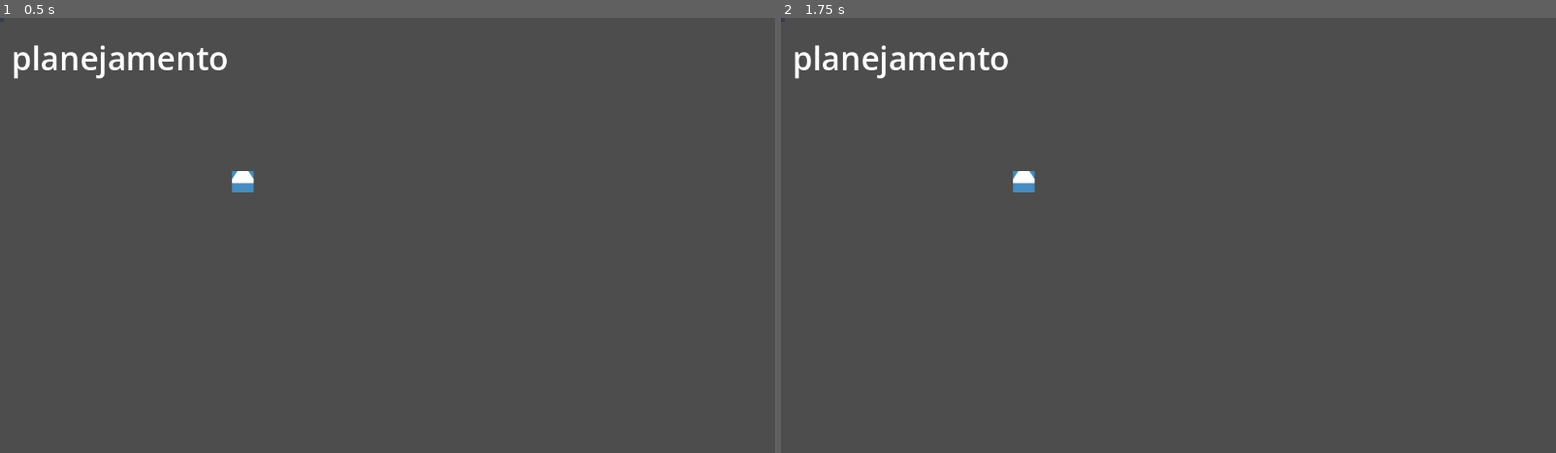
Above: before the commit, frames 1-2 (left to right).
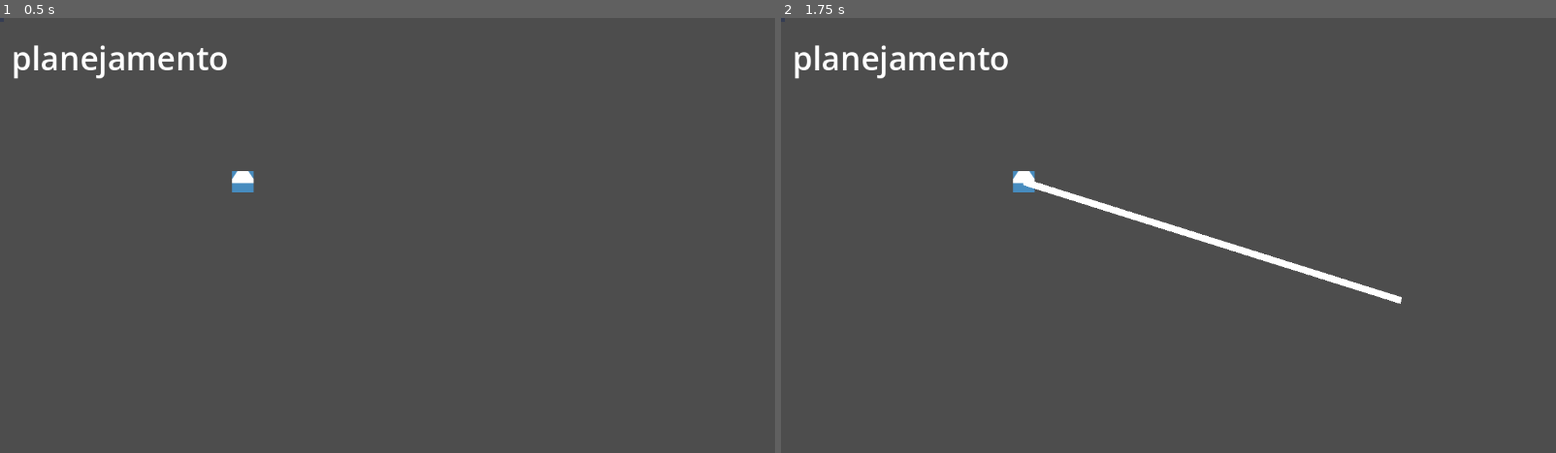
Above: after the commit, the same moments.

Repository: BielMaxBR/thorvarium-2
Game: Godot game, scene res://scenes/node_2d.tscn
Two runs of this game, one before a commit and one after it. Both use one fixed random seed, a clock stepped at 60 frames per second and the inputs below. The engine's default icon, where the game draws it, is replaced by a stand-in: a white triangle on a blue panel in a dark square.
Inputs (mouse positions are in pixels of both pictures, inside the frame that each line leads up to):
- Up to frame 1 (0.5 s): no input
- Up to frame 2 (1.75 s): tap Enter at 0.5 s; move the mouse to (1021, 183) at 0.52 s; click (1021, 183) at 0.6 s; right-click (1021, 183) at 0.8 s; tap Space at 1.25 s; move the mouse to (1401, 300) at 1.27 s; right-click (1401, 300) at 1.35 s; click (1401, 300) at 1.55 s

Frame 1 is identical in both runs. In frame 2, 0.8% of the frame differs, in the area x 31-81%, y 37-66%.

Commit message:
movement complete (?)

Diff:
--- a/scenes/nave.tscn
+++ b/scenes/nave.tscn
@@ -16,10 +16,13 @@
 size = Vector2(32, 32)
 
 [node name="nave" type="CharacterBody2D"]
-position = Vector2(208, 86)
+position = Vector2(231, 81)
 script = ExtResource("1_kfils")
 mouse_aim = SubResource("Resource_1jvc1")
 metadata/_edit_group_ = true
+
+[node name="CanvasLayer" type="CanvasLayer" parent="."]
+follow_viewport_enabled = true
 
 [node name="Icon" type="Sprite2D" parent="."]
 texture = ExtResource("2_futiq")
@@ -36,7 +39,6 @@
 debug_enabled = true
 
 [node name="Selector" type="Area2D" parent="."]
-process_mode = 3
 
 [node name="CollisionShape2D" type="CollisionShape2D" parent="Selector"]
 shape = SubResource("CircleShape2D_mclrp")
@@ -44,8 +46,5 @@
 [node name="CollisionShape2D" type="CollisionShape2D" parent="."]
 shape = SubResource("RectangleShape2D_r6ill")
 
-[node name="CanvasLayer" type="CanvasLayer" parent="."]
-follow_viewport_enabled = true
-
 [connection signal="waypoint_reached" from="NavigationAgent2D" to="." method="_on_navigation_agent_2d_waypoint_reached"]
 [connection signal="input_event" from="Selector" to="." method="_on_selector_input_event"]
--- a/scenes/node_2d.tscn
+++ b/scenes/node_2d.tscn
@@ -16,7 +16,6 @@
 agent_radius = 12.0
 
 [node name="Root" type="Node2D"]
-process_mode = 3
 script = ExtResource("1_hrdw3")
 
 [node name="CanvasLayer" type="CanvasLayer" parent="."]
@@ -28,6 +27,7 @@
 anchor_bottom = 1.0
 grow_horizontal = 2
 grow_vertical = 2
+mouse_filter = 2
 
 [node name="Label" type="Label" parent="CanvasLayer/Control"]
 layout_mode = 1
@@ -43,7 +43,6 @@
 label_settings = SubResource("LabelSettings_lu168")
 
 [node name="Game" type="Node2D" parent="."]
-process_mode = 1
 
 [node name="nave" parent="Game" instance=ExtResource("2_jvr7e")]
 position = Vector2(361, 244)
--- a/scenes/singletons/action_manager.tscn
+++ b/scenes/singletons/action_manager.tscn
@@ -3,4 +3,5 @@
 [ext_resource type="Script" path="res://scripts/ActionManager.gd" id="1_x84es"]
 
 [node name="ActionManager" type="Node"]
+process_mode = 3
 script = ExtResource("1_x84es")
--- a/scripts/Node2D.gd
+++ b/scripts/Node2D.gd
@@ -10,57 +10,13 @@
 
 func _turn_changed(turn: int):
 	if turn == TurnManager.phase.PLANNING:
-		erase_all_lines()
+		#erase_all_lines()
+		pass
 
 func _physics_process(delta):
 	if  TurnManager.turn_phase == TurnManager.phase.PLANNING:
-		var mouse = get_global_mouse_position()
-		#
-		#if Input.is_action_just_pressed("click") and selected != null:
-			#
-			#var default_map_rid: RID = get_world_2d().get_navigation_map()
-			#var path: PackedVector2Array = NavigationServer2D.map_get_path(
-				#default_map_rid,
-				#selected.global_position,
-				#mouse,
-				#true
-			#)
-			#selected.current_path = path
-			#selected.current_index = 0
-			#selected.navigation_agent.target_position = path[0]
-			#create_line(selected.global_position, mouse, selected.name)
-			#selected = null
-			#
-		#if Input.is_action_just_pressed("right"):
-			#for _nave in $Game.get_children():
-				#if not "current_path" in _nave:
-					#continue
-				#var points : Array = _nave.current_path
-				#
-				#if len(points) > 0:
-					#for i in range(points.size()-1):
-						#var dah_point = Geometry2D.get_closest_point_to_segment(mouse, points[i], points[i+1])
-						#
-						#if dah_point.distance_to(mouse) <= 8: # ajustável
-							#if _nave.trigger_point:
-								#if _nave.trigger_point.distance_to(mouse) <= 12:  # ajustável
-									#break
-							#else:
-								#$Pointer.position = dah_point
-								#points.insert(i+1, dah_point)
-								#
-								#_nave.trigger_point = dah_point
-								#_nave.current_path = points
-								#_nave.current_index = 0
-								#spawn_action_popup(_nave.trigger_point, "%s-line" % _nave.name)
-							#break
-		#
-		get_tree().paused = true
-
 		$CanvasLayer/Control/Label.text = "planejamento"
 	else:
-		get_tree().paused = false
-
 		$CanvasLayer/Control/Label.text = "luta!"
 
 func spawn_action_popup(point, line_name):
@@ -68,19 +24,4 @@
 	popup.global_position = point
 	$Lines.get_node(line_name).add_child(popup)
 
-
-func erase_all_lines():
-	var deleter: Callable = func(node): node.queue_free()
-	$Lines.get_children().any(deleter)
-
-func create_line(current_pos: Vector2, target_pos: Vector2, current_owner: String):
-	var line_name = "%s-line" % current_owner
-	if $Lines.has_node(line_name):
-		$Lines.get_node(line_name).queue_free()
-		await $Lines.get_node(line_name).tree_exited
-
-	var new_line := Line2D.new()
-	new_line.points = PackedVector2Array([current_pos, target_pos])
-	new_line.name = line_name
-	$Lines.add_child(new_line)
-	pass
+#
--- a/scripts/nave.gd
+++ b/scripts/nave.gd
@@ -12,19 +12,8 @@
 @export var mouse_aim: MouseAimBehavior
 
 func _physics_process(delta):
-	if navigation_agent.is_navigation_finished():
-		if current_index+1 < len(current_path):
-			current_index += 1
-			navigation_agent.target_position = current_path[current_index]
-		return
-
-	var current_agent_position: Vector2 = global_position
-	var next_path_position: Vector2 = navigation_agent.get_next_path_position()
-
-	velocity = current_agent_position.direction_to(next_path_position) * movement_speed
-	navigation_agent.velocity = velocity
-	move_and_slide()
-
+	manage_line()
+	move_using_navigation()
 
 func _on_navigation_agent_2d_waypoint_reached(details):
 	if details.position.round() == trigger_point.round():
@@ -32,7 +21,7 @@
 
 func move_to_position(action: Action):
 	if Input.is_action_just_pressed("click"):
-		print(action.action_name, get_global_mouse_position())
+		create_path(global_position, get_global_mouse_position())
 		action.finish_action()
 
 func _on_selector_input_event(viewport: Node, _event: InputEvent, shape_idx: int) -> void:
@@ -47,4 +36,68 @@
 			self
 		)
 		print("action declarada")
+		erase_all_lines()
 		ActionManager.set_action(action)
+
+func move_using_navigation():
+	if TurnManager.turn_phase == TurnManager.phase.PLANNING: return
+	if navigation_agent.is_navigation_finished():
+		if current_index+1 < len(current_path):
+			current_index += 1
+			navigation_agent.target_position = current_path[current_index]
+		return
+
+	var current_agent_position: Vector2 = global_position
+	var next_path_position: Vector2 = navigation_agent.get_next_path_position()
+
+	velocity = current_agent_position.direction_to(next_path_position) * movement_speed
+	navigation_agent.velocity = velocity
+	move_and_slide()
+
+func manage_line():
+	if ActionManager.current_action != null: return
+
+	var points = current_path
+	var mouse = get_global_mouse_position()
+
+	if len(points) > 0:
+		for i in range(points.size()-1):
+			var dah_point = Geometry2D.get_closest_point_to_segment(mouse, points[i], points[i+1])
+
+			if dah_point.distance_to(mouse) <= 8: # ajustável
+				if trigger_point:
+					if trigger_point.distance_to(mouse) <= 12:  # ajustável
+						break
+				else:
+					#$Pointer.position = dah_point
+					points.insert(i+1, dah_point)
+					print("ponto feito")
+					trigger_point = dah_point
+					current_path = points
+					current_index = 0
+					#if not Input.is_action_just_pressed("click"): return
+					#spawn_action_popup(trigger_point)
+				break
+
+func create_path(current_pos: Vector2, target_pos: Vector2):
+	var default_map_rid: RID = get_world_2d().get_navigation_map()
+	var path: PackedVector2Array = NavigationServer2D.map_get_path(
+		default_map_rid,
+		current_pos,
+		target_pos,
+		false
+	)
+	current_path = path
+	current_index = 0
+	navigation_agent.target_position = path[0]
+	create_line(current_pos, target_pos)
+
+func create_line(current_pos: Vector2, target_pos: Vector2):
+	var new_line := Line2D.new()
+	new_line.points = PackedVector2Array([current_pos, target_pos])
+	$CanvasLayer.add_child(new_line)
+	pass
+
+func erase_all_lines():
+	var deleter: Callable = func(node): node.queue_free()
+	$CanvasLayer.get_children().any(deleter)
--- a/scripts/new_circle_shape_2d.tres
+++ /dev/null
@@ -1,3 +0,0 @@
-[gd_resource type="CircleShape2D" format=3 uid="uid://dp5txkpd3gl3p"]
-
-[resource]
--- a/scripts/resources/MouseBehavior.gd
+++ b/scripts/resources/MouseBehavior.gd
@@ -6,13 +6,18 @@
 var cursor_sprite: TextureRect
 
 func start_aim(action: Action):
+	var canvas_layer: CanvasLayer = owner.get_node("CanvasLayer")
+	assert(canvas_layer, "the owner need a CanvasLayer with this exact name for the UI")
+
+	canvas_layer.follow_viewport_enabled = true
 	cursor_sprite = TextureRect.new()
 	cursor_sprite.texture = cursor_texture
 	owner.get_node("CanvasLayer").add_child(cursor_sprite)
 
+
 func update_aim(delta: float, action: Action):
 	if owner != null and cursor_sprite != null:
-		cursor_sprite.position = owner.get_global_mouse_position()
+		cursor_sprite.global_position = owner.get_global_mouse_position()
 
 func end_aim(action: Action):
 	if cursor_sprite != null:
Not shown, removed: scenes/nav2575.tmp
Not shown, removed: scenes/navBFFC.tmp
Not shown, removed: scenes/navE946.tmp
